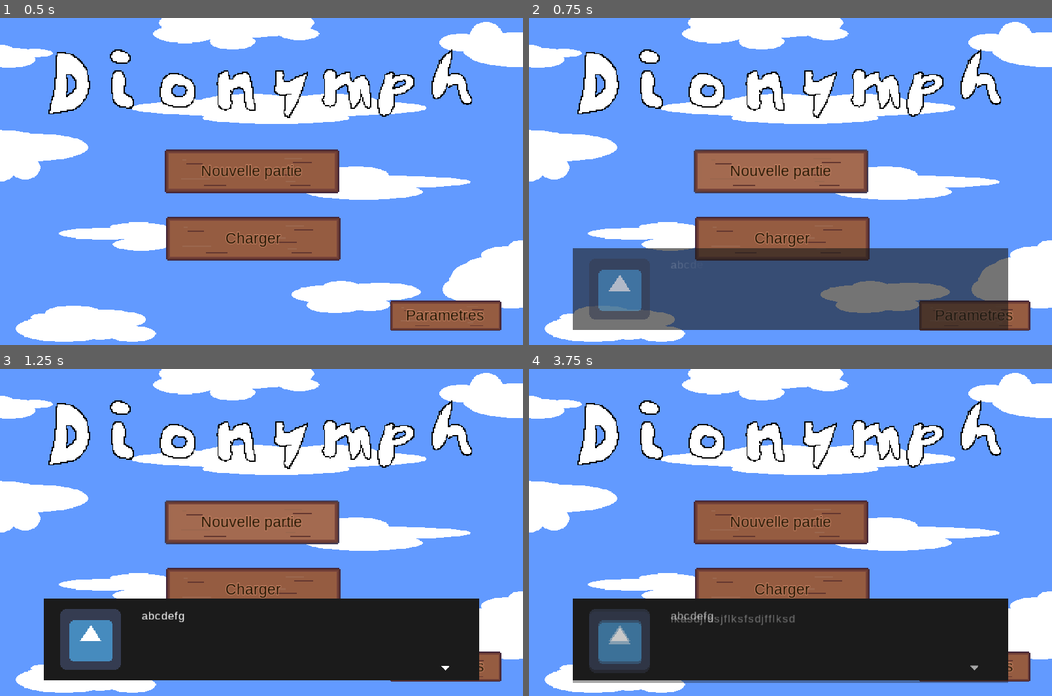
Above: before the commit, frames 1-4 (two rows, left to right).
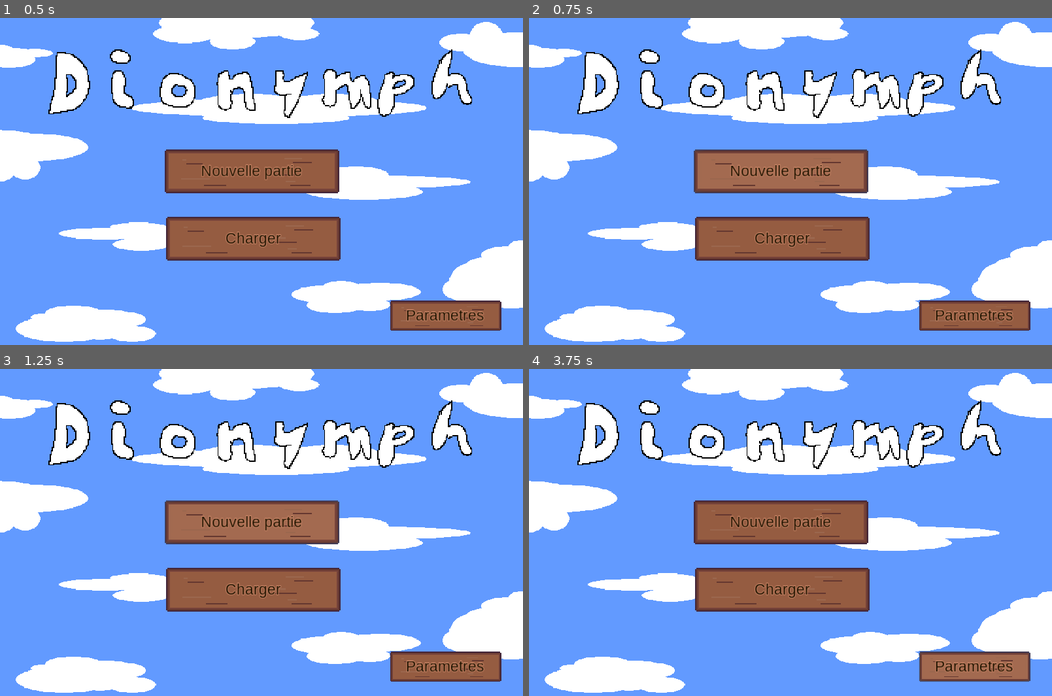
Above: after the commit, the same moments.

Repository: info-telecom-strasbourg/dionymph
Game: Godot game, scene res://Scenes/Menu.tscn
Same seed, same stepped clock (60 frames per second), same inputs: the game is played once before the commit and once after it. After the commit the project has no main scene; this scene is started directly in both runs. The engine's default icon, where the game draws it, is replaced by a stand-in: a white triangle on a blue panel in a dark square.
Inputs (mouse positions are in pixels of both pictures, inside the frame that each line leads up to):
- Up to frame 1 (0.5 s): no input
- Up to frame 2 (0.75 s): click "Nouvelle partie" at 0.5 s
- Up to frame 3 (1.25 s): no input
- Up to frame 4 (3.75 s): click "Nouvelle partie" at 1.25 s; click (790, 640) at 2.02 s; click (790, 640) at 2.77 s; click "Parametres" at 3.5 s

Frame 1 is identical in both runs. In frame 2, 21% of the frame differs, in the area x 8-92%, y 70-96%; in frame 3, 21%; in frame 4, 21%, in the area x 8-96%, y 70-96%.

Commit message:
Menu transition

Diff:
--- a/Scenes/Dialogue.tscn
+++ b/Scenes/Dialogue.tscn
@@ -94,8 +94,9 @@
 anchor_bottom = 1.0
 margin_left = 64.0
 margin_top = -121.0
-margin_right = 704.0
+margin_right = -64.0
 margin_bottom = -1.0
+rect_min_size = Vector2( 640, 0 )
 custom_styles/panel = SubResource( 1 )
 __meta__ = {
 "_edit_use_anchors_": false
@@ -123,6 +124,7 @@
 margin_left = 120.0
 margin_right = 592.0
 margin_bottom = 90.0
+mouse_filter = 2
 size_flags_horizontal = 3
 size_flags_vertical = 3
 custom_constants/line_separation = 5
@@ -160,4 +162,5 @@
 one_shot = true
 
 [connection signal="pressed" from="Panel/Next" to="." method="_on_Next_pressed"]
+[connection signal="animation_finished" from="AnimationPlayer" to="." method="_on_AnimationPlayer_animation_finished"]
 [connection signal="timeout" from="ArrowTimer" to="." method="_on_ArrowTimer_timeout"]
--- a/Scripts/Dialogue.gd
+++ b/Scripts/Dialogue.gd
@@ -4,6 +4,7 @@
 signal finished
 signal button_clicked
 
+var b_finished:bool = false
 var num:int
 var progress:int
 onready var RTL:RichTextLabel = $Panel/HBox/RichTextLabel
@@ -39,7 +40,7 @@
 	progress += 1
 	$Panel/Arrow.visible = false
 	if tr("DIA_%s_%s" % [num, progress]) == "DIA_%s_%s" % [num, progress]:
-		emit_signal("finished")
+		b_finished = true
 		$AnimationPlayer.play_backwards("FadeIn")
 	else:
 		emit_signal("button_clicked")
@@ -48,3 +49,8 @@
 
 func _on_ArrowTimer_timeout():
 	$Panel/Arrow.visible = true
+
+
+func _on_AnimationPlayer_animation_finished(anim_name):
+	if b_finished:
+		emit_signal("finished")
--- a/Scripts/Menu.gd
+++ b/Scripts/Menu.gd
@@ -1,4 +1,6 @@
 extends Node2D
+
+signal fade_menu
 
 var level_node
 var level:int = 1
@@ -7,7 +9,4 @@
 	TranslationServer.set_locale("fr")
 
 func _on_ButtonNewG_pressed():
-	var dia:Dialogue = preload("res://Scenes/Dialogue.tscn").instance()
-	dia.num = 1
-	dia.progress = 1
-	add_child(dia)
+	emit_signal("fade_menu")
--- a/project.godot
+++ b/project.godot
@@ -33,7 +33,7 @@
 [application]
 
 config/name="Dionymph"
-run/main_scene="res://Scenes/Menu.tscn"
+run/main_scene="res://Scenes/Game.tscn"
 config/icon="res://Graphics/Player.png"
 
 [display]
Binary file changed: Text/Dionymph localization - Sheet1.en.translation
Binary file changed: Text/Dionymph localization - Sheet1.fr.translation
